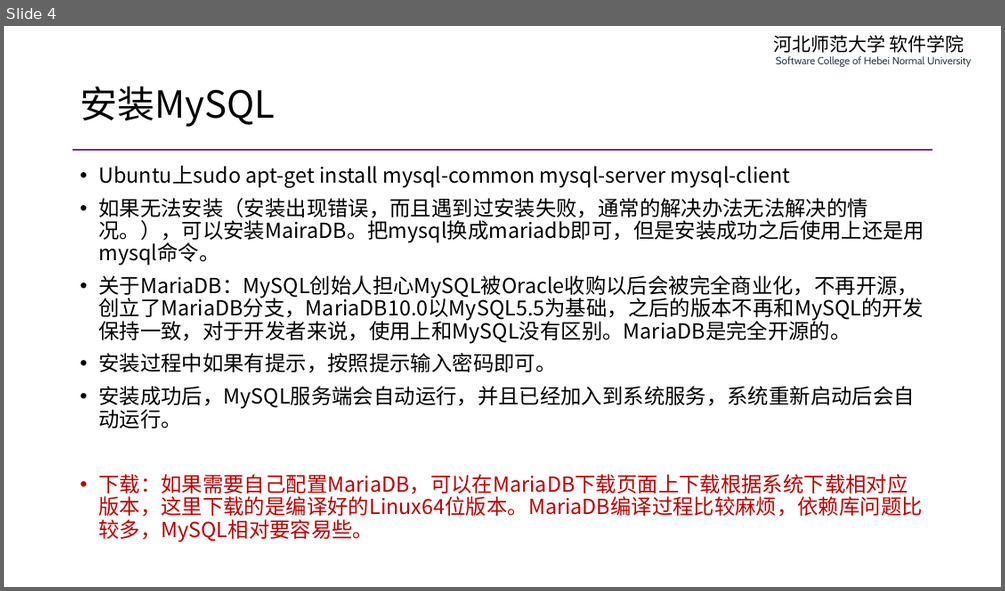
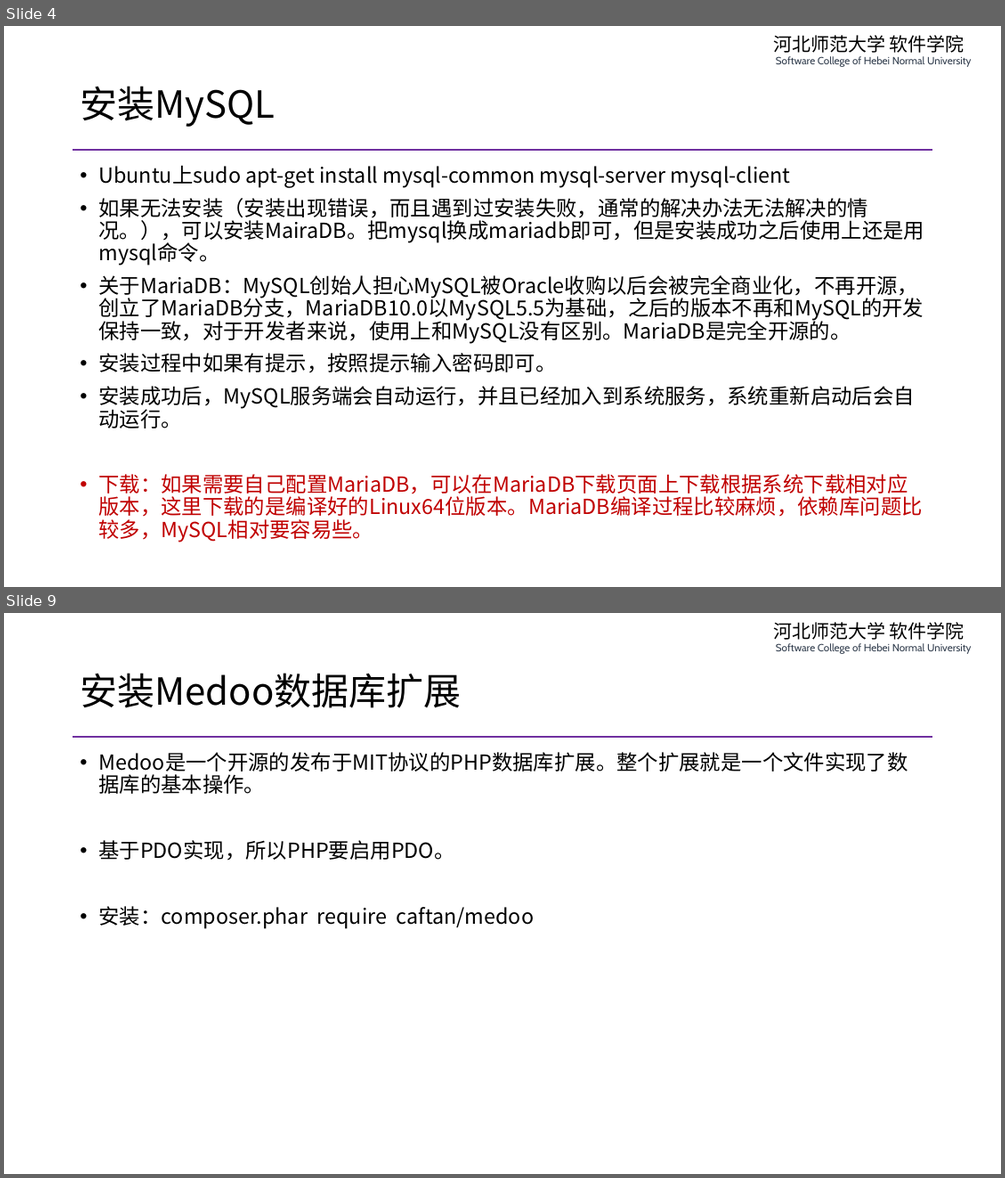
Before and after one commit to edu2act/course-php-serverside-development-on-linux, a slide deck: materials/slides/ch04-complete-lnmp.pptx. Shown one above the other, each under a label of ours: slide 4 before the commit, slides 4 and 9 after it; the slides between them are not shown. The pictures are 1005x591 and 1005x1178 pixels, drawn with LibreOffice and Linux fonts; fonts in the diff are those of the drawing. Boxes give left, top, right and bottom in pixels: in the first picture for what was removed or moved away, otherwise in the second. Text is boxed around its words. In the diff, an @@ line names an element or a change of style, - is before the commit and + after.

```diff
--- a/materials/slides/ch04-complete-lnmp.pptx
+++ b/materials/slides/ch04-complete-lnmp.pptx
@@ slide 9 added at (x1=4, y1=613, x2=1001, y2=1174), background #FFFFFF; not listed: 2 template elements that a slide beside it also shows @@
@@ title added at (x1=80, y1=673, x2=461, y2=708), 36 pt, text #000000 @@
+安装Medoo数据库扩展
@@ text added at (x1=98, y1=752, x2=907, y2=929), 20 pt, text #000000 @@
+• Medoo是一个开源的发布于MIT协议的PHP数据库扩展。整个扩展就是一个文件实现了数据库的基本操作。
+• 基于PDO实现，所以PHP要启用PDO。
+• 安装：composer.phar require caftan/medoo
```
Also in this commit, not shown: 5 slides changed, 1 other slide added, 2 slides removed, 2 other files.
